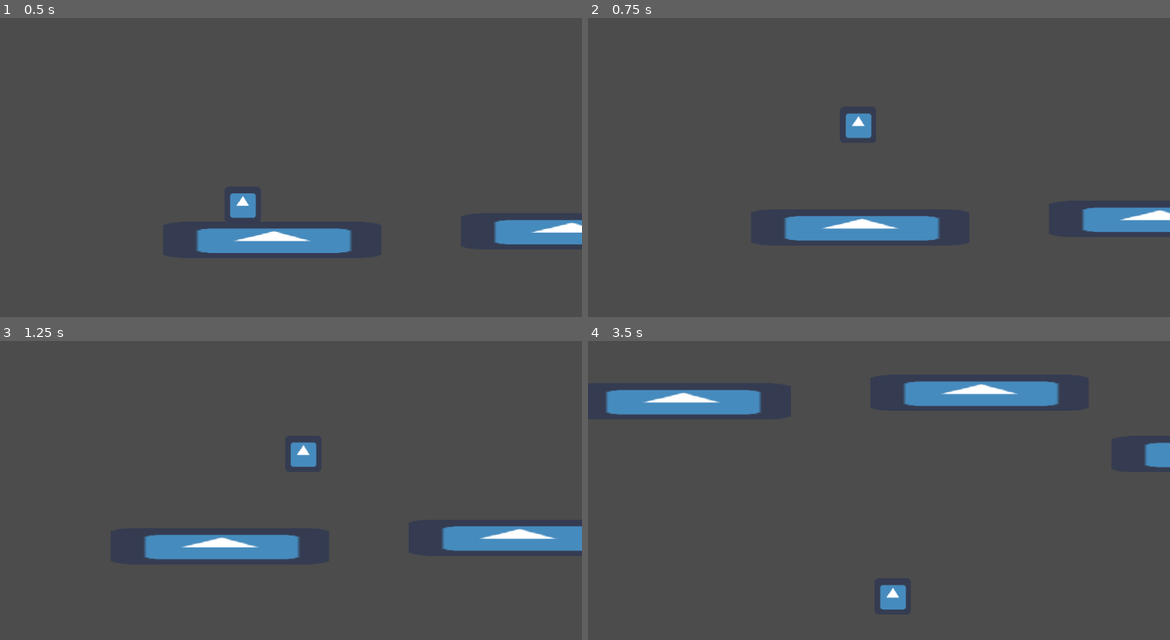
Above: before the commit, frames 1-4 (two rows, left to right).
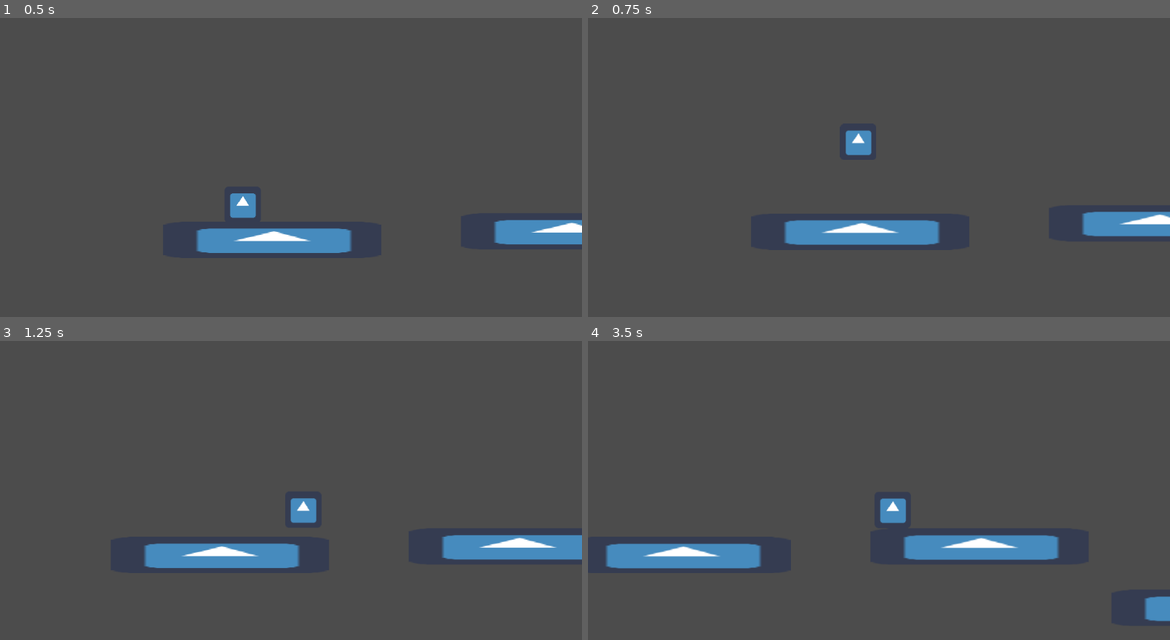
Above: after the commit, the same moments.

Repository: dodo3142/WinterGameJam
Game: Godot game, scene res://Scenes/TestLevel.tscn
Same seed, same stepped clock (60 frames per second), same inputs: the game is played once before the commit and once after it. The engine's default icon, where the game draws it, is replaced by a stand-in: a white triangle on a blue panel in a dark square.
Inputs:
- Up to frame 1 (0.5 s): no input
- Up to frame 2 (0.75 s): hold Right (Right) from 0.53 s (still down); tap Z (Jump) at 0.6 s
- Up to frame 3 (1.25 s): keep holding Right (Right); tap Z (Jump) at 0.77, 1.07 s
- Up to frame 4 (3.5 s): tap Z (Jump) at 1.35, 1.52, 1.82, 2.1, 2.85, 3.02, 3.32 s; release Right (Right) at 2.03 s; hold Left (Left) 2.03-2.78 s; hold Right (Right) from 2.78 s (still down)

Frame 1 is identical in both runs. In frame 2, 2.5% of the frame differs, in the area x 33-100%, y 31-76%; in frame 3, 4.6%; in frame 4, 10%, in the area x 3-100%, y 13-94%.

Commit message:
BugFixes to Player Camera

Diff:
--- a/WinterGameJam/Scenes/Player.tscn
+++ b/WinterGameJam/Scenes/Player.tscn
@@ -9,7 +9,7 @@
 
 [node name="Player" type="KinematicBody2D"]
 script = ExtResource( 2 )
-JumpForce = -1200
+JumpForce = -1000
 
 [node name="Sprite" type="Sprite" parent="."]
 texture = ExtResource( 1 )
@@ -40,5 +40,6 @@
 wait_time = 0.2
 one_shot = true
 
+[connection signal="Grounded_Update" from="." to="Sprite/Camera2D" method="_on_Player_Grounded_Update"]
 [connection signal="timeout" from="CoyoteTimer" to="." method="_on_CoyoteTimer_timeout"]
 [connection signal="timeout" from="JumpBuffring" to="." method="_on_JumpBuffring_timeout"]
--- a/WinterGameJam/Scenes/PlayerCamera.gd
+++ b/WinterGameJam/Scenes/PlayerCamera.gd
@@ -2,5 +2,8 @@
 
 
 
-func _on_player_grounded_update(isGrounded):
+
+
+
+func _on_Player_Grounded_Update(isGrounded):
 	drag_margin_v_enabled = !isGrounded
--- a/WinterGameJam/Scenes/TestLevel.tscn
+++ b/WinterGameJam/Scenes/TestLevel.tscn
@@ -54,3 +54,36 @@
 
 [node name="Sprite" type="Sprite" parent="StaticBody2D4"]
 texture = ExtResource( 2 )
+
+[node name="StaticBody2D5" type="StaticBody2D" parent="."]
+position = Vector2( 1823, -168 )
+scale = Vector2( 6, 1 )
+
+[node name="CollisionShape2D" type="CollisionShape2D" parent="StaticBody2D5"]
+position = Vector2( -0.5, 0 )
+shape = SubResource( 1 )
+
+[node name="Sprite" type="Sprite" parent="StaticBody2D5"]
+texture = ExtResource( 2 )
+
+[node name="StaticBody2D6" type="StaticBody2D" parent="."]
+position = Vector2( 1259, -245 )
+scale = Vector2( 6, 1 )
+
+[node name="CollisionShape2D" type="CollisionShape2D" parent="StaticBody2D6"]
+position = Vector2( -0.5, 0 )
+shape = SubResource( 1 )
+
+[node name="Sprite" type="Sprite" parent="StaticBody2D6"]
+texture = ExtResource( 2 )
+
+[node name="StaticBody2D7" type="StaticBody2D" parent="."]
+position = Vector2( 1823, -358 )
+scale = Vector2( 6, 1 )
+
+[node name="CollisionShape2D" type="CollisionShape2D" parent="StaticBody2D7"]
+position = Vector2( -0.5, 0 )
+shape = SubResource( 1 )
+
+[node name="Sprite" type="Sprite" parent="StaticBody2D7"]
+texture = ExtResource( 2 )
